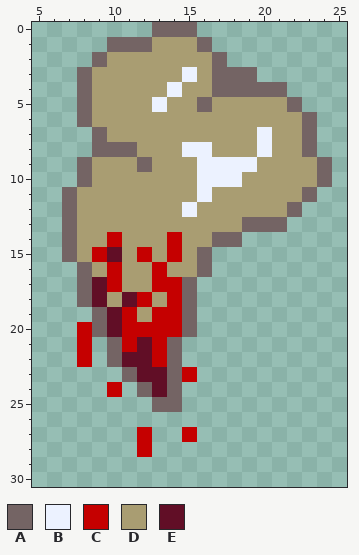
Pixel-art file: assets/tiles/tooth.aseprite. Above: the version before the commit.
32x32 pixels, 1 frame. Shown: x 5..25, y 0..30.
Palette (. is transparent): A #746464  B #ecf2ff  C #c50000  D #a99d72  E #610e26
Pixels before, first column x 7:
 0 ......AAA.........
 1 ...AAADDDA........
 2 ..ADDDDDDDA.......
 3 .ADDDDDDBDAAA.....
 4 .ADDDDDBDDAAAAA...
 5 .ADDDDBDDADDDDDA..
 6 .ADDDDDDDDDDDDDDA.
 7 ..ADDDDDDDDDDBDDA.
 8 ..AAADDDBBDDDBDDA.
 9 .ADDDADDDBBBBDDDDA
10 .ADDDDDDDBBBDDDDDA
11 ADDDDDDDDBDDDDDDA.
12 ADDDDDDDBDDDDDDA..
13 ADDDDDDDDDDDAAA...
14 ADDCDDDCDDAA......
15 ADCEDCDCDA........
16 .ADCDDCDDA........
17 .AECDDCCA.........
18 .AEDECDCA.........
19 ..AECDCCA.........
20 .CAECCCCA.........
21 .C.ACECA..........
22 .C.AEECA..........
23 ....AEEAC.........
24 ...C.AEA..........
25 ......AA..........
26 ..................
27 .....C..C.........
28 .....C............
The same view after the edit:
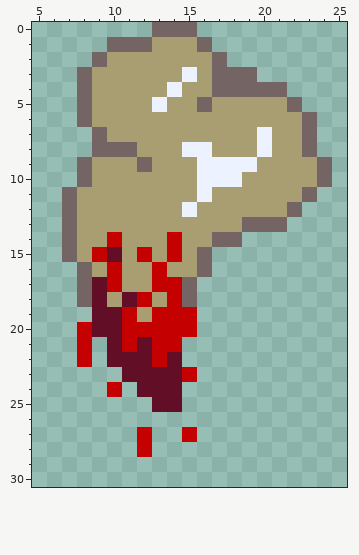
The edit:
Layer "Layer 1":
y 19..20: x 9 A -> E; x 15 A -> C
y 21: x 10 A -> E; x 14 A -> C
y 22: x 10 A -> E; x 14 A -> E
y 23: x 11 A -> E; x 14 A -> E
y 24: x 12 A -> E; x 14 A -> E
y 25: x 13..14 AA -> EE
Changed places in both pictures, as pixel boxes (x1, y1, x2, y2):
changed: (92, 307, 197, 412)
